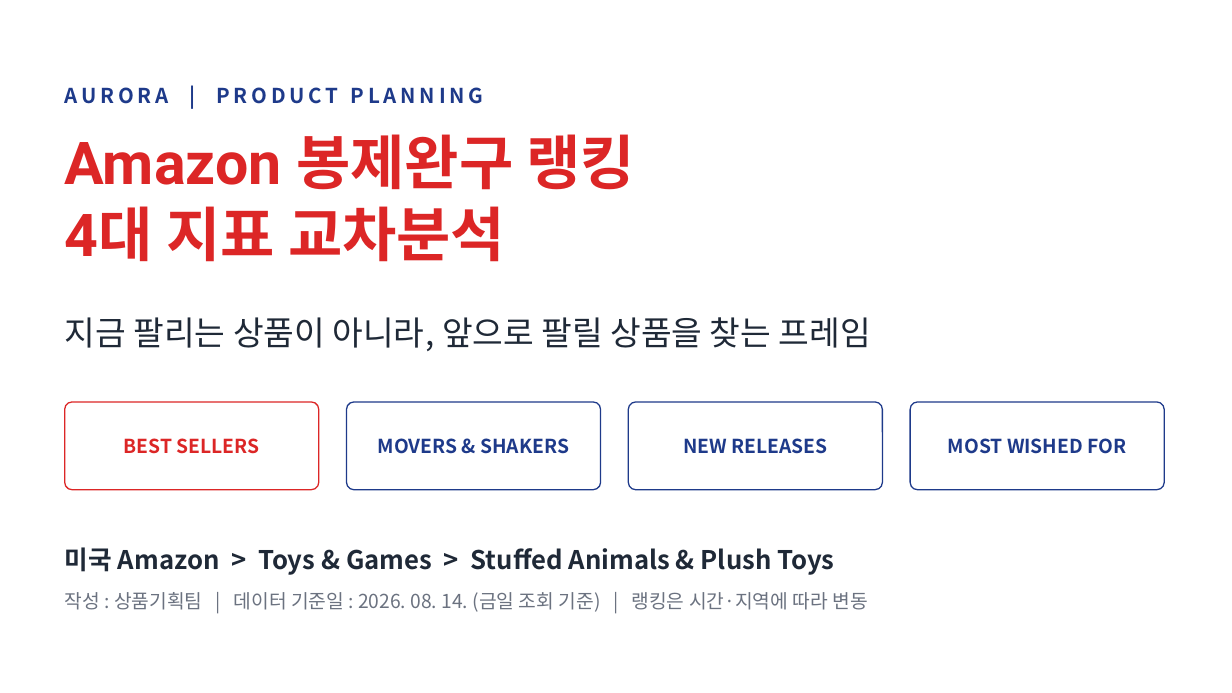
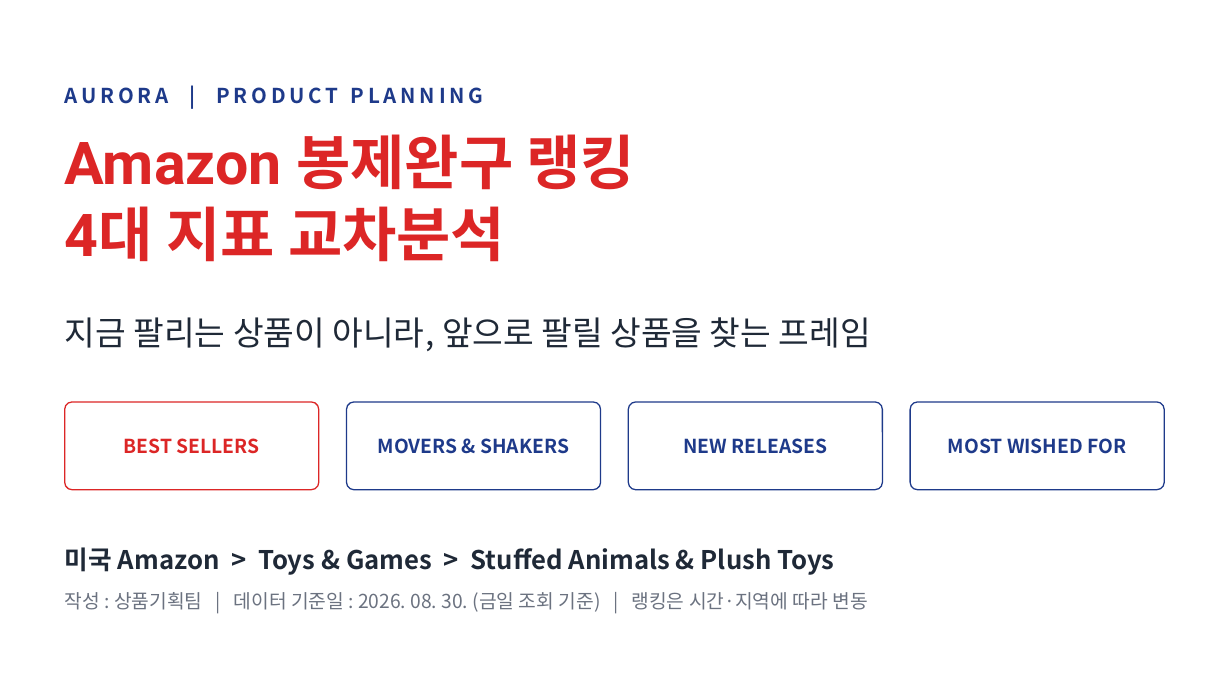
Before and after one commit to JOHENRIM/notion, a slide deck: slide 1 of reports/Aurora_Amazon_Plush_Ranking_Analysis.pptx. Drawn at 1232x693 pixels with LibreOffice and Linux fonts; fonts in the diff are those of the drawing. Boxes give left, top, right and bottom in pixels: in the first picture for what was removed or moved away, otherwise in the second. Text is boxed around its words. In the diff, an @@ line names an element or a change of style, - is before the commit and + after.

```diff
--- a/reports/Aurora_Amazon_Plush_Ranking_Analysis.pptx
+++ b/reports/Aurora_Amazon_Plush_Ranking_Analysis.pptx
@@ text at [65, 592, 867, 612]: text changed @@
-작성 : 상품기획팀 | 데이터 기준일 : 2026. 08. 14. (금일 조회 기준) | 랭킹은 시간·지역에 따라 변동
+작성 : 상품기획팀 | 데이터 기준일 : 2026. 08. 30. (금일 조회 기준) | 랭킹은 시간·지역에 따라 변동
```
Also in this commit, not shown: 8 other slides changed, 2 other files.
